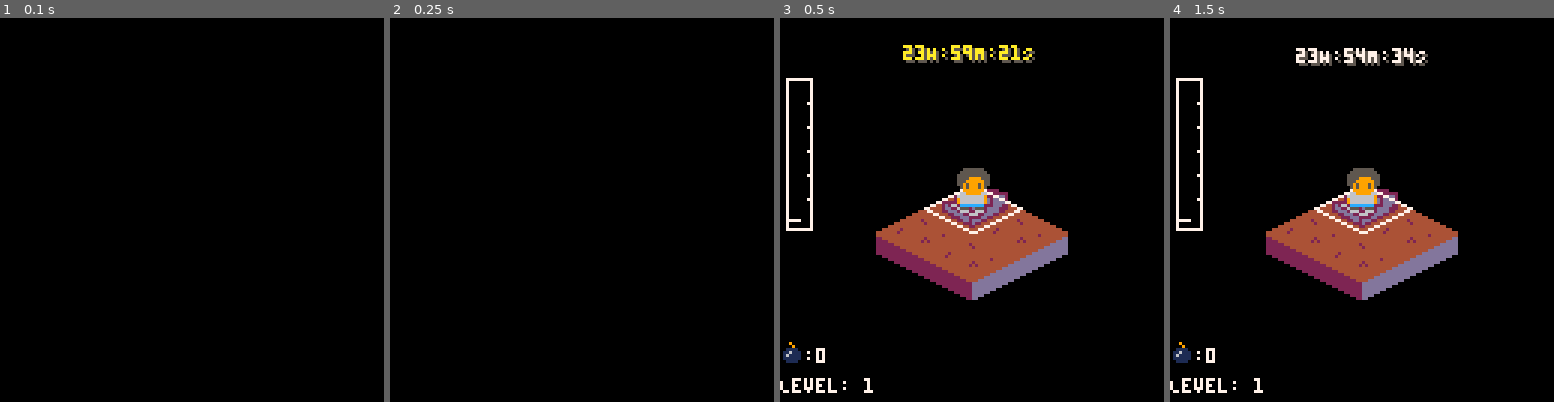
Above: before the commit, frames 1-4 (left to right).
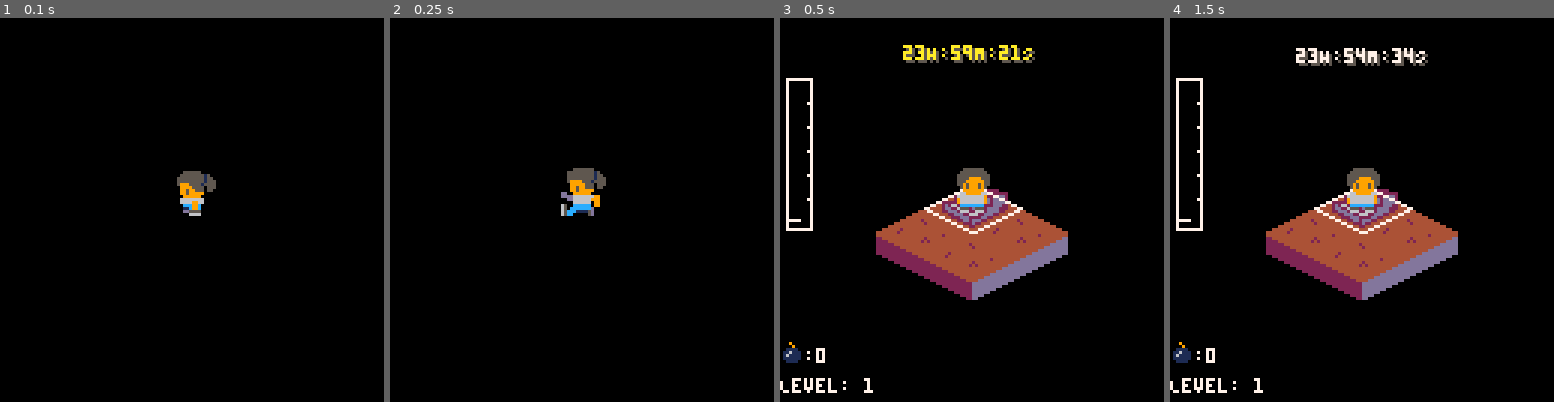
Above: after the commit, the same moments.

Repository: scottnm/collards.p8
Game: PICO-8 cartridge collards.p8
Same seed, same stepped clock (60 frames per second), same inputs: the game is played once before the commit and once after it.
Inputs:
- Up to frame 1 (0.1 s): no input
- Up to frame 2 (0.25 s): no input
- Up to frame 3 (0.5 s): tap X (X key) at 0.33 s
- Up to frame 4 (1.5 s): tap O (Z key) at 0.7 s; tap X (X key) at 1.07 s

The runs differ from the first frame. In frame 1, 0.8% of the frame differs, in the area x 46-57%, y 39-52%; in frame 2, 1.0%, in the area x 44-57%, y 39-52%; in frame 3, nothing differs; in frame 4, nothing differs.

Commit message:
put the player running in the center of the screen

Diff:
--- a/anim.lua
+++ b/anim.lua
@@ -46,3 +46,30 @@
     local anim_state = obj.anim_state
     spr(anim_state.a_fr, spr_pos.x, spr_pos.y, anim_state.tile_size, anim_state.tile_size, anim_state.flip)
 end
+
+function _init_animations()
+    g_anims = {
+        IdleDown = create_anim({34}, 10, 2, false),
+        WalkDown = create_anim({32, 34, 36}, 10, 2, false),
+        IdleUp = create_anim({40}, 10, 2, false),
+        WalkUp = create_anim({38, 40, 42}, 10, 2, false),
+        IdleRight = create_anim({66}, 10, 2, false),
+        WalkRight = create_anim({64, 66, 68}, 10, 2, false),
+        IdleLeft = create_anim({66}, 10, 2, true),
+        WalkLeft = create_anim({64, 66, 68}, 10, 2, true),
+        IdleUpRight = create_anim({8}, 10, 2, false),
+        WalkUpRight = create_anim({6, 8, 10}, 10, 2, false),
+        IdleDownRight = create_anim({2}, 10, 2, false),
+        WalkDownRight = create_anim({0, 2, 4}, 10, 2, false),
+        IdleUpLeft = create_anim({8}, 10, 2, true),
+        WalkUpLeft = create_anim({6, 8, 10}, 10, 2, true),
+        IdleDownLeft = create_anim({2}, 10, 2, true),
+        WalkDownLeft = create_anim({0, 2, 4}, 10, 2, true),
+        DigRight = create_anim({12, 12, 14}, 5, 2, false),
+        DigLeft = create_anim({12, 12, 14}, 5, 2, true),
+        DieLeft = create_anim({70, 70, 238}, 5, 2, true),
+        DieRight = create_anim({70, 70, 238}, 5, 2, false),
+        CollectItem = create_anim({46}, 1, 2, false),
+        BombFlash = create_anim({74, 74, 74, 74, 74, 74, 74, 75, 74, 74, 75, 74, 74, 75, 74}, 15, 1, false),
+    }
+end
--- a/main.lua
+++ b/main.lua
@@ -76,30 +76,6 @@
 
     g_camera_player_offset = vec(0, 0)
 
-    g_anims = {
-        IdleDown = create_anim({34}, 10, 2, false),
-        WalkDown = create_anim({32, 34, 36}, 10, 2, false),
-        IdleUp = create_anim({40}, 10, 2, false),
-        WalkUp = create_anim({38, 40, 42}, 10, 2, false),
-        IdleRight = create_anim({66}, 10, 2, false),
-        WalkRight = create_anim({64, 66, 68}, 10, 2, false),
-        IdleLeft = create_anim({66}, 10, 2, true),
-        WalkLeft = create_anim({64, 66, 68}, 10, 2, true),
-        IdleUpRight = create_anim({8}, 10, 2, false),
-        WalkUpRight = create_anim({6, 8, 10}, 10, 2, false),
-        IdleDownRight = create_anim({2}, 10, 2, false),
-        WalkDownRight = create_anim({0, 2, 4}, 10, 2, false),
-        IdleUpLeft = create_anim({8}, 10, 2, true),
-        WalkUpLeft = create_anim({6, 8, 10}, 10, 2, true),
-        IdleDownLeft = create_anim({2}, 10, 2, true),
-        WalkDownLeft = create_anim({0, 2, 4}, 10, 2, true),
-        DigRight = create_anim({12, 12, 14}, 5, 2, false),
-        DigLeft = create_anim({12, 12, 14}, 5, 2, true),
-        DieLeft = create_anim({70, 70, 238}, 5, 2, true),
-        DieRight = create_anim({70, 70, 238}, 5, 2, false),
-        CollectItem = create_anim({46}, 1, 2, false),
-        BombFlash = create_anim({74, 74, 74, 74, 74, 74, 74, 75, 74, 74, 75, 74, 74, 75, 74}, 15, 1, false),
-    }
     g_game_timer_ui = make_ui_timer(on_ui_timer_shake, MAINGAME_TIME_LIMIT())
 
     g_maps = gen_maps(10)
--- a/pregame.lua
+++ b/pregame.lua
@@ -1,17 +1,20 @@
 -- title screen
 
 function _init_title_screen()
-    --noop
+    g_player = {
+        pos = vec(64, 64),
+        sprite_offset = vec(-8, -14),
+    }
 end
 
 function _update_title_screen(input)
-    --update_anim(g_player
+    update_anim(g_player, g_anims.WalkLeft)
     if input.any_change then
         set_phase(GamePhase.MainGame)
     end
 end
 
 function _draw_title_screen()
-    -- _draw_main_game() -- FIXME: tmp
     cls(Colors.Black)
+    draw_anim(g_player, sprite_pos(g_player))
 end
--- a/screens.lua
+++ b/screens.lua
@@ -7,6 +7,7 @@
 }
 
 function _init()
+    _init_animations()
     set_phase(GamePhase.PreGame)
 end
 
